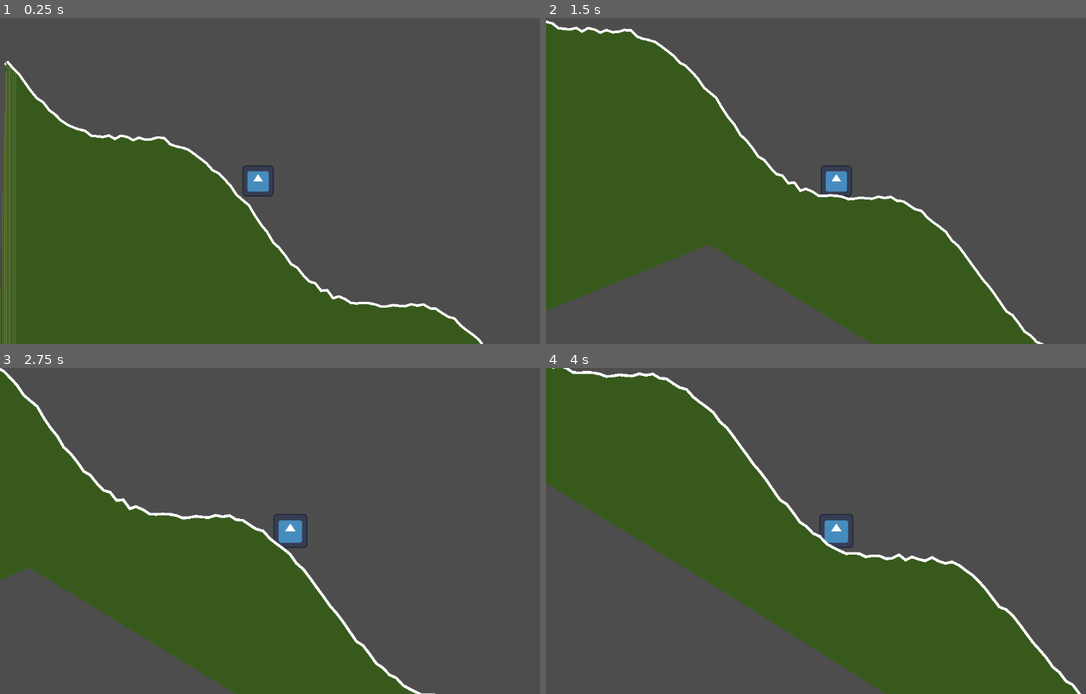
Above: before the commit, frames 1-4 (two rows, left to right).
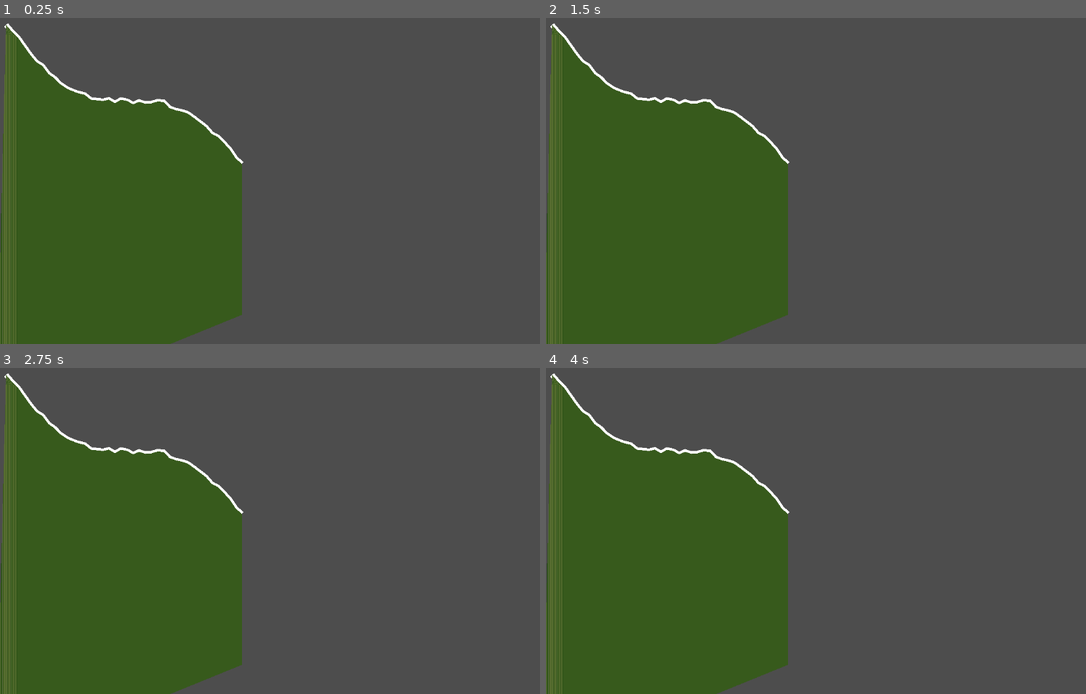
Above: after the commit, the same moments.

Repository: FelipePM01/EntregaExtraviada
Game: Godot game, scene res://terrain/scenes/terrain.tscn
The game is run twice, just before and just after one commit, with the same random seed, the same clock (stepped at 60 frames per second) and the same inputs. The engine's default icon, where the game draws it, is replaced by a stand-in: a white triangle on a blue panel in a dark square.
Inputs (mouse positions are in pixels of both pictures, inside the frame that each line leads up to):
- Up to frame 1 (0.25 s): no input
- Up to frame 2 (1.5 s): move the mouse to (961, 164) at 0.52 s; hold D (right) 0.53-1.28 s; hold Mouse wheel down (scroll_down) 0.53-1.28 s; move the mouse to (718, 197) at 1.27 s; hold A (left) from 1.28 s (still down); tap Mouse wheel up (scroll_up) at 1.35 s
- Up to frame 3 (2.75 s): tap Enter at 2 s; move the mouse to (351, 459) at 2.02 s; release A (left) at 2.03 s; hold D (right) from 2.03 s (still down); hold Mouse wheel down (scroll_down) from 2.03 s (still down)
- Up to frame 4 (4 s): move the mouse to (805, 596) at 2.77 s; release Mouse wheel down (scroll_down) at 2.78 s; tap Mouse wheel up (scroll_up) at 2.85 s; move the mouse to (1010, 579) at 3.52 s; release D (right) at 3.53 s; hold A (left) from 3.53 s (still down); hold Mouse wheel down (scroll_down) from 3.53 s (still down)

The runs differ from the first frame. In frame 1, 14% of the frame differs, in the area x 0-90%, y 1-100%; in frame 2, 30%; in frame 3, 25%; in frame 4, 42%, in the area x 0-100%, y 0-100%.

Commit message:
3-version

Diff:
--- /dev/null
+++ b/globals.gd
@@ -0,0 +1,12 @@
+extends Node
+
+@onready var screensize = get_viewport().get_visible_rect().size
+
+# Called when the node enters the scene tree for the first time.
+func _ready() -> void:
+	pass # Replace with function body.
+
+
+# Called every frame. 'delta' is the elapsed time since the previous frame.
+func _process(delta: float) -> void:
+	pass
--- /dev/null
+++ b/paralax/scenes/afternoon.tscn
@@ -0,0 +1,9 @@
+[gd_scene format=3 uid="uid://ofk54kht2sup"]
+
+[node name="Afternoon" type="Node2D"]
+
+[node name="ParallaxBackground" type="ParallaxBackground" parent="."]
+
+[node name="ParallaxLayer" type="ParallaxLayer" parent="ParallaxBackground"]
+
+[node name="Parallax2D" type="Parallax2D" parent="ParallaxBackground/ParallaxLayer"]
--- a/project.godot
+++ b/project.godot
@@ -14,6 +14,10 @@
 run/main_scene="res://terrain/scenes/terrain.tscn"
 config/features=PackedStringArray("4.3", "GL Compatibility")
 config/icon="res://icon.svg"
+
+[autoload]
+
+Globals="*res://globals.gd"
 
 [input]
 
--- a/terrain/scenes/terrain.tscn
+++ b/terrain/scenes/terrain.tscn
@@ -1,8 +1,7 @@
-[gd_scene load_steps=6 format=3 uid="uid://ba2toixanr5ol"]
+[gd_scene load_steps=5 format=3 uid="uid://ba2toixanr5ol"]
 
 [ext_resource type="Script" path="res://terrain/scripts/terrain.gd" id="1_e8ila"]
 [ext_resource type="Texture2D" uid="uid://ddvvquy2sebku" path="res://terrain/resources/grass.png" id="2_0wtrj"]
-[ext_resource type="PackedScene" uid="uid://cgut2sfp3g8m8" path="res://player/scenes/runner.tscn" id="3_b51mf"]
 
 [sub_resource type="FastNoiseLite" id="FastNoiseLite_0h82p"]
 noise_type = 4
@@ -12,17 +11,12 @@
 seamless = true
 noise = SubResource("FastNoiseLite_0h82p")
 
-[node name="Terrain" type="Node" node_paths=PackedStringArray("player", "ground_collision")]
+[node name="Terrain" type="Node2D" node_paths=PackedStringArray("ground_collision")]
 script = ExtResource("1_e8ila")
-player = NodePath("Runner")
 ground_collision = NodePath("GroundCollision")
 texture = ExtResource("2_0wtrj")
 noise = SubResource("NoiseTexture2D_ppkbl")
 
 [node name="GroundCollision" type="StaticBody2D" parent="."]
 
-[node name="Runner" parent="." instance=ExtResource("3_b51mf")]
-position = Vector2(512, 200)
-speed = 400
-
 [node name="Line2D" type="Line2D" parent="."]
--- /dev/null
+++ b/terrain/scenes/test_scene.tscn
@@ -0,0 +1,30 @@
+[gd_scene load_steps=6 format=3 uid="uid://karghfqdfhx8"]
+
+[ext_resource type="Script" path="res://terrain/scripts/test_scene.gd" id="1_eit7c"]
+[ext_resource type="PackedScene" uid="uid://ba2toixanr5ol" path="res://terrain/scenes/terrain.tscn" id="1_slncn"]
+
+[sub_resource type="PhysicsMaterial" id="PhysicsMaterial_s5uag"]
+bounce = 0.6
+
+[sub_resource type="RectangleShape2D" id="RectangleShape2D_kxwjm"]
+size = Vector2(50, 50)
+
+[sub_resource type="BoxMesh" id="BoxMesh_qosoj"]
+size = Vector3(50, 50, 10)
+
+[node name="TestScene" type="Node2D" node_paths=PackedStringArray("player", "terrain")]
+script = ExtResource("1_eit7c")
+player = NodePath("RigidBody2D")
+terrain = NodePath("Terrain")
+
+[node name="RigidBody2D" type="RigidBody2D" parent="."]
+position = Vector2(300, 0)
+physics_material_override = SubResource("PhysicsMaterial_s5uag")
+
+[node name="CollisionShape2D" type="CollisionShape2D" parent="RigidBody2D"]
+shape = SubResource("RectangleShape2D_kxwjm")
+
+[node name="MeshInstance2D" type="MeshInstance2D" parent="RigidBody2D"]
+mesh = SubResource("BoxMesh_qosoj")
+
+[node name="Terrain" parent="." instance=ExtResource("1_slncn")]
--- a/terrain/scripts/terrain.gd
+++ b/terrain/scripts/terrain.gd
@@ -1,31 +1,21 @@
-extends Node
+extends Node2D
 
 @export var slices = 40
 @export var hill_width = 512
 @export var hill_range = 100
 @export var hill_angle = 10
 @export var hill_sharpness = 20
-@export var player: CharacterBody2D
 @export var ground_collision: StaticBody2D
 @export var texture: CompressedTexture2D
 @export var noise: NoiseTexture2D
-var screensize
 var terrain = Array()
 
 func _ready():
 	randomize()
-	screensize = get_viewport().get_visible_rect().size
 	terrain = Array()
-	var start_y = screensize.y * 3/4 #+ (-hill_range + randi() % hill_range*2)
+	var start_y = Globals.screensize.y * 3/4
 	terrain.append(Vector2(0, start_y))
 	add_hills()
-	while terrain[-1].x < player.position.x + screensize.x / 2:
-		add_hills()
-
-
-func _process(delta):
-	if terrain[-1].x < player.position.x + screensize.x / 2:
-		add_hills()
 
 func get_point(x:float, height):
 	return hill_sharpness * noise.noise.get_noise_1d(x) + x * tan(hill_angle) + height * sin(2 * PI * x/ hill_width)
--- /dev/null
+++ b/terrain/scripts/test_scene.gd
@@ -0,0 +1,9 @@
+extends Node2D
+@export var player: RigidBody2D
+@export var terrain: Node2D
+
+
+
+func _process(delta):
+	if terrain.terrain[-1].x < player.position.x + Globals.screensize.x / 2:
+		terrain.add_hills()
Binary file added: paralax/resources/Cliff/Bckg.png
Not shown, added: paralax/resources/Cliff/Bckg.png.import
Binary file added: paralax/resources/Cliff/Cliff.png
Not shown, added: paralax/resources/Cliff/Cliff.png.import
Binary file added: paralax/resources/Cliff/Cloud.png
Not shown, added: paralax/resources/Cliff/Cloud.png.import
Binary file added: paralax/resources/Cliff/Clouds.png
Not shown, added: paralax/resources/Cliff/Clouds.png.import
Binary file added: paralax/resources/Cliff/Sea.png
Not shown, added: paralax/resources/Cliff/Sea.png.import
Not shown, added: paralax/resources/Green mountain/Bckg.png.import
Not shown, added: paralax/resources/Green mountain/Clouds#1.png.import
(and 11 more such lines)
